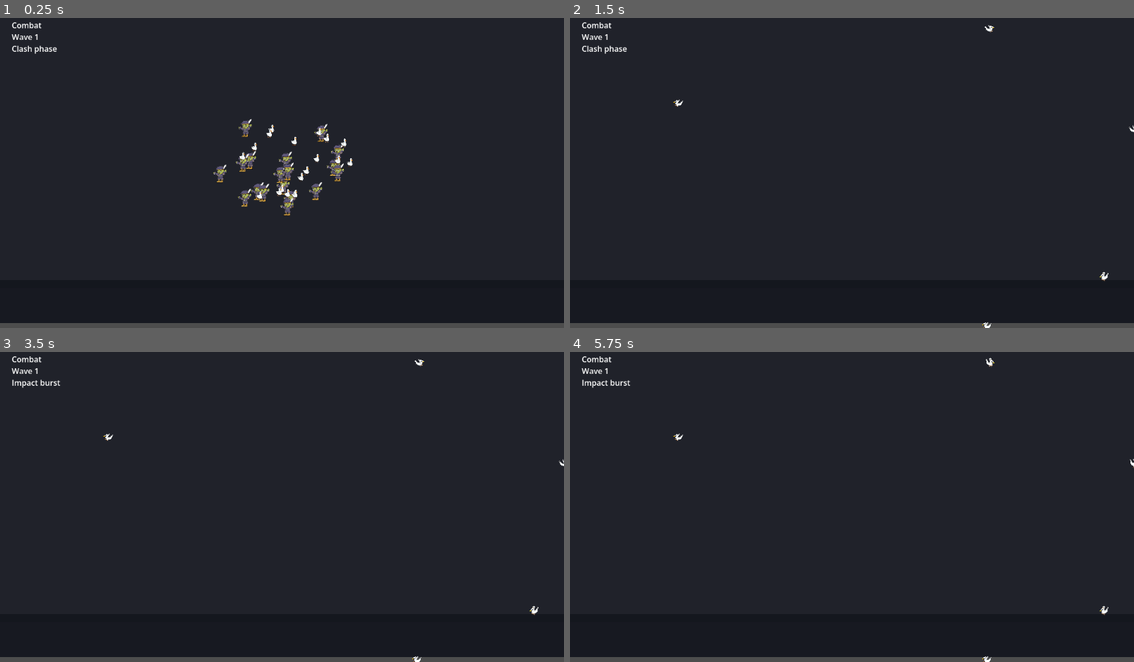
Above: before the commit, frames 1-4 (two rows, left to right).
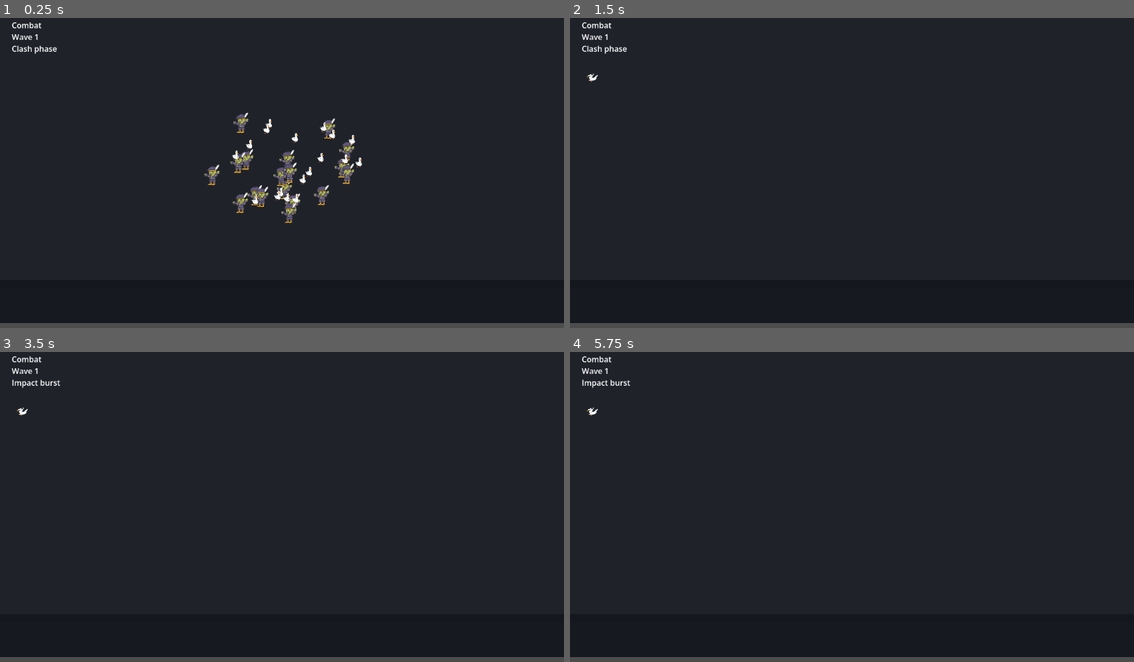
Above: after the commit, the same moments.

Repository: changingzhao-cpu/demo
Game: Godot game, scene res://scenes/main/main_scene.tscn
Two runs of this game, one before a commit and one after it. Both use one fixed random seed, a clock stepped at 60 frames per second and the inputs below.
Inputs (mouse positions are in pixels of both pictures, inside the frame that each line leads up to):
- Up to frame 1 (0.25 s): no input
- Up to frame 2 (1.5 s): tap Enter at 0.5, 0.6 s; move the mouse to (976, 154) at 0.52 s; click (976, 154) at 0.67 s; move the mouse to (739, 185) at 1.27 s; tap Keypad Enter at 1.35 s; click (739, 185) at 1.42 s
- Up to frame 3 (3.5 s): move the mouse to (338, 435) at 2.02 s; tap Enter at 2.1 s; click (338, 435) at 2.17 s; tap Space at 2.75 s; move the mouse to (253, 565) at 2.77 s; tap Keypad Enter at 2.85 s; click (253, 565) at 2.92 s
- Up to frame 4 (5.75 s): move the mouse to (1021, 550) at 3.52 s; tap Enter at 3.6, 4.25, 5.1 s; click (1021, 550) at 3.67 s; move the mouse to (682, 457) at 4.27 s; tap Keypad Enter at 4.35 s; click (682, 457) at 4.42 s; tap Space at 5 s; move the mouse to (880, 503) at 5.02 s; click (880, 503) at 5.17 s

The runs differ from the first frame. In frame 1, 2.3% of the frame differs, in the area x 36-65%, y 30-67%; in frame 2, 0.1%; in frame 3, 0.1%; in frame 4, 0.1%.

Commit message:
Increase initialization occupancy using observed screenshot deltas.
Apply another proportional step up in first-frame scale and unit size based on the last screenshot so the opening mass keeps moving toward the reference framing.

Co-Authored-By: Claude Sonnet 4.6 (1M context) <noreply@anthropic.com>

Diff:
--- a/scripts/battle/battle_scene_runtime.gd
+++ b/scripts/battle/battle_scene_runtime.gd
@@ -2,11 +2,11 @@
 
 const EffectPoolScript = preload("res://scripts/presentation/effect_pool.gd")
 const SCREEN_CENTER := Vector2(640.0, 392.0)
-const SCREEN_SCALE := Vector2(210.0, 150.0)
+const SCREEN_SCALE := Vector2(300.0, 214.0)
 const INIT_DISPLAY_COUNT := 42
-const INIT_REGION_RADIUS := Vector2(150.0, 96.0)
-const INIT_MIN_DISTANCE := 4.0
-const INIT_JITTER := 2.0
+const INIT_REGION_RADIUS := Vector2(172.0, 110.0)
+const INIT_MIN_DISTANCE := 4.5
+const INIT_JITTER := 2.5
 const INIT_HOLD_SECONDS := 1.2
 
 @onready var _controller = $BattleController
--- a/scripts/presentation/unit_view.gd
+++ b/scripts/presentation/unit_view.gd
@@ -19,8 +19,8 @@
 const SOLDIER_ATTACK_TEXTURE = preload("res://assets/battle/units/soldier_attack.png")
 const GOOSE_IDLE_TEXTURE = preload("res://assets/battle/units/goose_idle.png")
 const GOOSE_ATTACK_TEXTURE = preload("res://assets/battle/units/goose_attack.png")
-const SOLDIER_SCALE := Vector2(0.42, 0.42)
-const GOOSE_SCALE := Vector2(0.21, 0.21)
+const SOLDIER_SCALE := Vector2(0.48, 0.48)
+const GOOSE_SCALE := Vector2(0.24, 0.24)
 
 const VISUAL_STATE_IDLE := 0
 const VISUAL_STATE_ATTACK := 1
